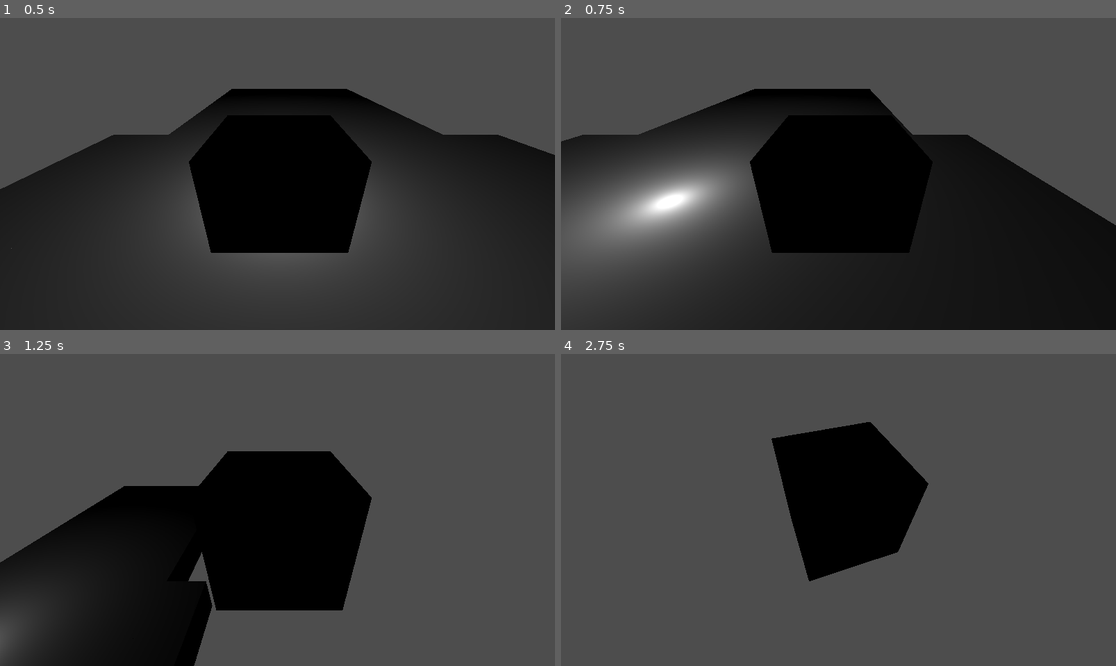
Above: before the commit, frames 1-4 (two rows, left to right).
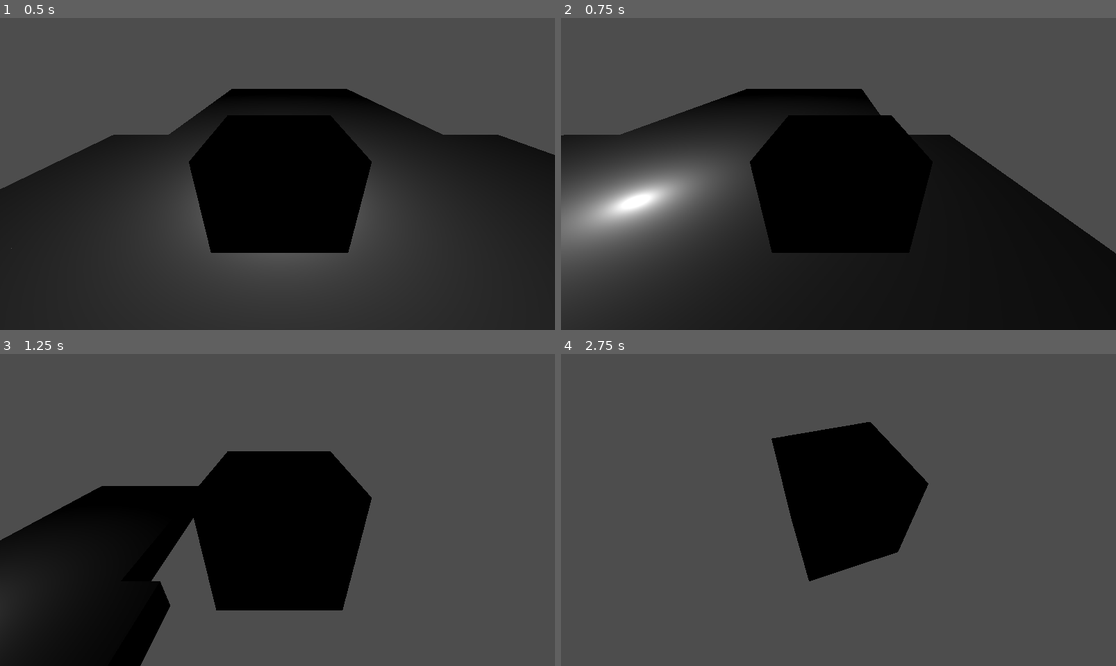
Above: after the commit, the same moments.

Repository: dommie123/Brackys_Jam_2025
Game: Godot game, scene res://scenes/level.tscn
Same seed, same stepped clock (60 frames per second), same inputs: the game is played once before the commit and once after it.
Inputs:
- Up to frame 1 (0.5 s): no input
- Up to frame 2 (0.75 s): tap Enter at 0.5 s; hold D (player_move_right) from 0.53 s (still down); hold Shift (player_sprint) from 0.53 s (still down)
- Up to frame 3 (1.25 s): keep holding D (player_move_right); keep holding Shift (player_sprint); tap Space (player_jump) at 0.77 s
- Up to frame 4 (2.75 s): release D (player_move_right) at 1.28 s; release Shift (player_sprint) at 1.28 s; hold S (player_move_backward) 1.28-2.03 s; tap Down (camera_rotate_down) at 1.35 s; tap Space (player_jump) at 1.52, 2 s; tap Shift (player_sprint) at 1.55 s; hold D (player_move_right) from 2.03 s (still down); hold Shift (player_sprint) from 2.03 s (still down); tap Left (camera_rotate_left) at 2.1 s

Frame 1 is identical in both runs. In frame 2, 7.1% of the frame differs, in the area x 0-100%, y 22-76%; in frame 3, 5.2%; in frame 4, less than 0.1%.

Commit message:
Updated player movement. They now move relative to the camera pivot's rotation

Diff:
--- a/scenes/level.tscn
+++ b/scenes/level.tscn
@@ -20,6 +20,7 @@
 [node name="Player" parent="." node_paths=PackedStringArray("cameraPivot") instance=ExtResource("1_guvh0")]
 transform = Transform3D(1, 0, 0, 0, 1, 0, 0, 0, 1, -0.0317328, 3.5621, 0.117986)
 cameraPivot = NodePath("CameraPivot")
+speed = 10.0
 
 [node name="CameraPivot" type="Node3D" parent="Player"]
 transform = Transform3D(1, 0, 0, 0, 1, 0, 0, 0, 1, 0, 2, 0)
--- a/scripts/player.gd
+++ b/scripts/player.gd
@@ -59,28 +59,27 @@
 
 
 func update_player_movement(delta: float) -> void:
-	update_forward_and_right_vectors()
+	# Adjust movement to be relative to cameraPivot
+	var camera_basis = cameraPivot.global_transform.basis
+	var forward = camera_basis.z.normalized()
+	var right = camera_basis.x.normalized()
 
 	if not is_on_floor():
 		yVelocity -= gravity * delta
 	elif Input.is_action_just_pressed("player_jump"):
 		yVelocity = jumpHeight
 
-	var inputDirection: Vector3 = Vector3(
-		Input.get_axis("player_move_left", "player_move_right"),
-		0,
-		Input.get_axis("player_move_forward", "player_move_backward"),
-	).normalized()
+	var input_direction = Input.get_axis("player_move_left", "player_move_right") * right + Input.get_axis("player_move_forward", "player_move_backward") * forward
+	input_direction = input_direction.normalized()
 
-	var speedMultiplier: float = sprintMultiplier if Input.is_action_pressed("player_sprint") else 1
-	var totalSpeed: float = inputDirection.length() * (speed * speedMultiplier) * delta
+	var speed_multiplier = sprintMultiplier if Input.is_action_pressed("player_sprint") else 1
+	var total_speed = speed * speed_multiplier
 
 	if is_on_floor() and yVelocity < 0:
 		yVelocity = 0
 
-	velocity.x = inputDirection.x * totalSpeed
+	velocity = input_direction * total_speed
 	velocity.y = yVelocity
-	velocity.z = inputDirection.z * totalSpeed
 
 	move_and_slide()
 
